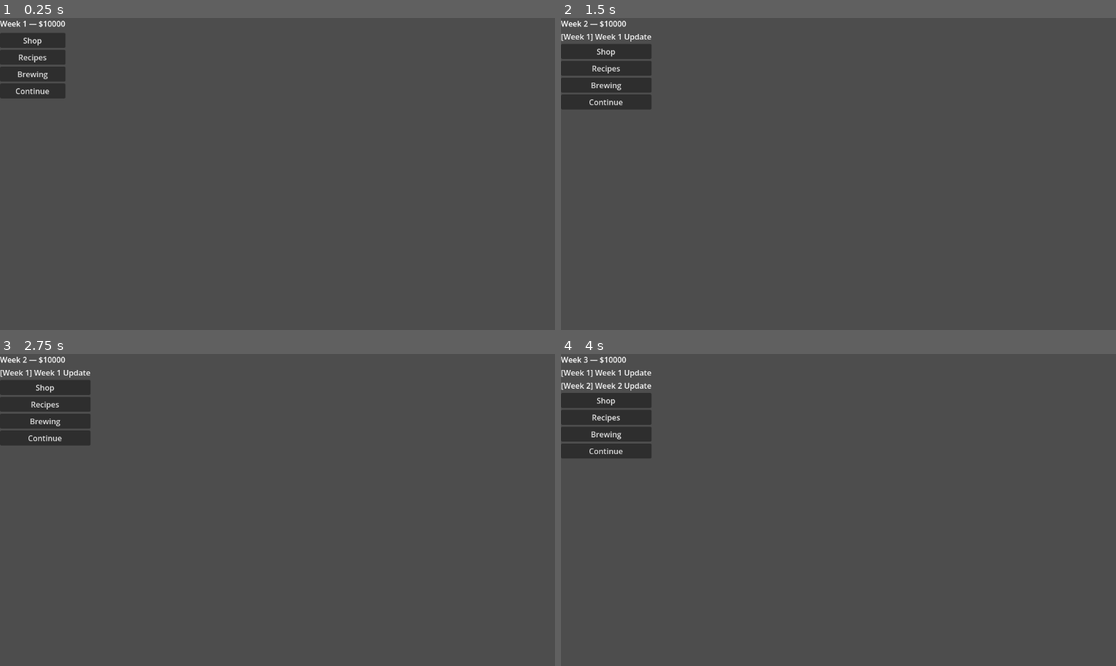
Above: before the commit, frames 1-4 (two rows, left to right).
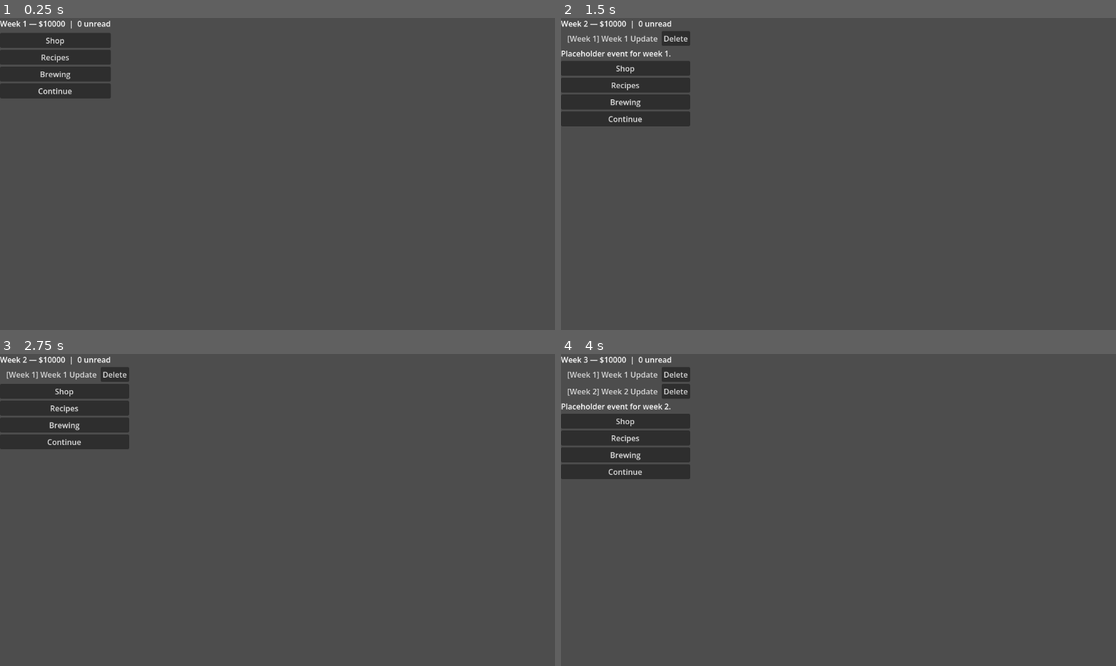
Above: after the commit, the same moments.

Repository: jonny-gates/craft-brew-sim
Game: Godot game, scene res://main.tscn
Same seed, same stepped clock (60 frames per second), same inputs: the game is played once before the commit and once after it.
Inputs (mouse positions are in pixels of both pictures, inside the frame that each line leads up to):
- Up to frame 1 (0.25 s): no input
- Up to frame 2 (1.5 s): click "Continue" at 0.5 s; click (616, 39) at 1.25 s, where only the run after the commit has a clickable "[Week 1] Week 1 Update"
- Up to frame 3 (2.75 s): click (49, 375) at 2 s, where only the run after the commit has a clickable "[Week 1] Week 1 Update"
- Up to frame 4 (4 s): click "Continue" at 2.75 s; click (616, 391) at 3.5 s, where only the run after the commit has a clickable "[Week 2] Week 2 Update"

The runs differ from the first frame. In frame 1, 1.9% of the frame differs, in the area x 2-20%, y 0-26%; in frame 2, 3.6%; in frame 3, 3.1%; in frame 4, 4.9%, in the area x 0-24%, y 0-41%.

Commit message:
Add inbox management

Diff:
--- a/autoload/sim_engine.gd
+++ b/autoload/sim_engine.gd
@@ -98,6 +98,18 @@
 	msg.read = false
 	GameState.inbox.append(msg)
 
+func mark_read(msg_id: String) -> void:
+	for msg: InboxMessage in GameState.inbox:
+		if msg.id == msg_id:
+			msg.read = true
+			break
+
+func delete_message(msg_id: String) -> void:
+	GameState.inbox = GameState.inbox.filter(
+		func(m: InboxMessage) -> bool: return m.id != msg_id
+	)
+	EventBus.inbox_updated.emit()
+
 func _check_recipe_discovery() -> void:
 	var changed := false
 	for recipe: Recipe in Catalog.recipes():
--- a/screens/inbox/inbox.gd
+++ b/screens/inbox/inbox.gd
@@ -6,6 +6,8 @@
 @onready var recipes_button: Button = $VBoxContainer/RecipesButton
 @onready var brewing_button: Button = $VBoxContainer/BrewingButton
 @onready var continue_button: Button = $VBoxContainer/ContinueButton
+
+var _selected_id: String = ""
 
 func _ready() -> void:
 	EventBus.week_advanced.connect(_on_week_advanced)
@@ -32,13 +34,47 @@
 	_refresh()
 
 func _refresh() -> void:
-	header_label.text = "Week %d — $%d" % [GameState.week, GameState.cash]
+	var unread: int = GameState.inbox.filter(func(m: InboxMessage) -> bool: return not m.read).size()
+	header_label.text = "Week %d — $%d  |  %d unread" % [GameState.week, GameState.cash, unread]
 	for child in message_list.get_children():
 		child.queue_free()
 	for msg: InboxMessage in GameState.inbox:
-		var label := Label.new()
-		label.text = "[Week %d] %s" % [msg.week_received, msg.title]
-		message_list.add_child(label)
+		var row := HBoxContainer.new()
+
+		var dot := Label.new()
+		dot.text = "●" if not msg.read else " "
+		row.add_child(dot)
+
+		var title_btn := Button.new()
+		title_btn.text = "[Week %d] %s" % [msg.week_received, msg.title]
+		title_btn.alignment = HORIZONTAL_ALIGNMENT_LEFT
+		title_btn.size_flags_horizontal = Control.SIZE_EXPAND_FILL
+		title_btn.flat = true
+		title_btn.pressed.connect(_on_message_pressed.bind(msg.id))
+		row.add_child(title_btn)
+
+		var del_btn := Button.new()
+		del_btn.text = "Delete"
+		del_btn.pressed.connect(_on_delete_pressed.bind(msg.id))
+		row.add_child(del_btn)
+
+		message_list.add_child(row)
+
+		if _selected_id == msg.id:
+			var body := Label.new()
+			body.text = msg.body
+			body.autowrap_mode = TextServer.AUTOWRAP_WORD_SMART
+			message_list.add_child(body)
+
+func _on_message_pressed(msg_id: String) -> void:
+	_selected_id = "" if _selected_id == msg_id else msg_id
+	SimEngine.mark_read(msg_id)
+	_refresh()
+
+func _on_delete_pressed(msg_id: String) -> void:
+	if _selected_id == msg_id:
+		_selected_id = ""
+	SimEngine.delete_message(msg_id)
 
 func _on_shop_pressed() -> void:
 	(get_parent() as ScreenManager).show_screen("res://screens/shop/shop.tscn")
Not shown, added: data/batch.gd.uid
Not shown, added: data/recipe.gd.uid
Not shown, added: screens/brewing/brewing.gd.uid
Not shown, added: screens/recipes/recipe_detail.gd.uid
Not shown, added: screens/recipes/recipes.gd.uid
